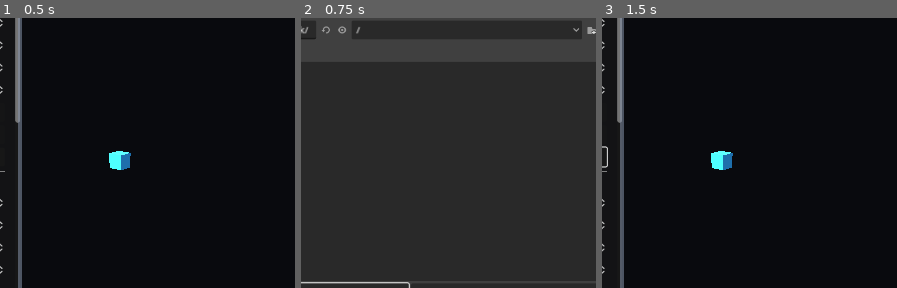
Above: before the commit, frames 1-3 (left to right).
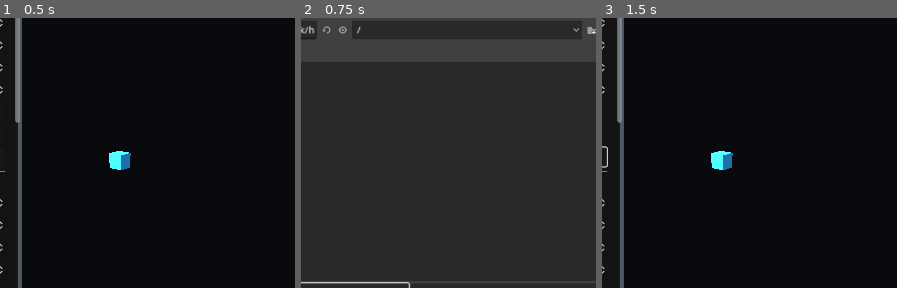
Above: after the commit, the same moments.

Repository: Quest79/Modern-3D-Creature-Evolution
Game: Godot game, scene res://main.tscn
Two runs of this game, one before a commit and one after it. Both use one fixed random seed, a clock stepped at 60 frames per second and the inputs below.
Inputs:
- Up to frame 1 (0.5 s): no input
- Up to frame 2 (0.75 s): click "Fork..." at 0.5 s
- Up to frame 3 (1.5 s): click "OK" at 1.25 s
The pictures show only the part of the screen within x 47-97%, y 14-64%; the shares and areas given below are measured in that part.

Frame 1 is identical in both runs. In frame 2, 0.1% of the frame differs, in the area x 2-21%, y 2-8%; in frame 3, nothing differs.

Commit message:
Render scheduled worlds from backend geometry

Diff:
--- a/apps/godot/main.gd
+++ b/apps/godot/main.gd
@@ -1117,6 +1117,10 @@
 
 
 func _refresh_world_preview() -> void:
+    _render_world_config(_world_config_dictionary())
+
+
+func _render_world_config(world_config: Dictionary) -> void:
     if not _backend_exists():
         return
 
@@ -1126,7 +1130,7 @@
         PackedStringArray([
             "world-geometry",
             "--world-json",
-            JSON.stringify(_world_config_dictionary()),
+            JSON.stringify(world_config),
         ]),
         output,
         true,
